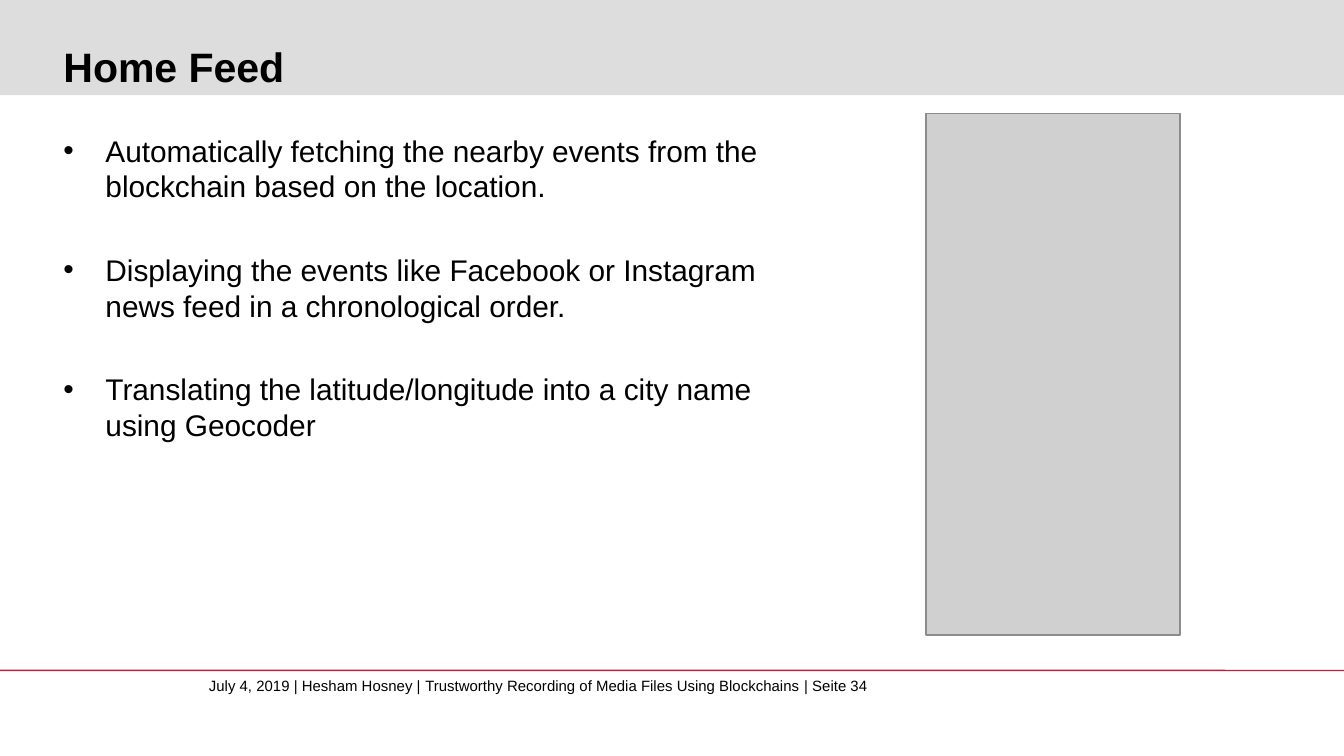
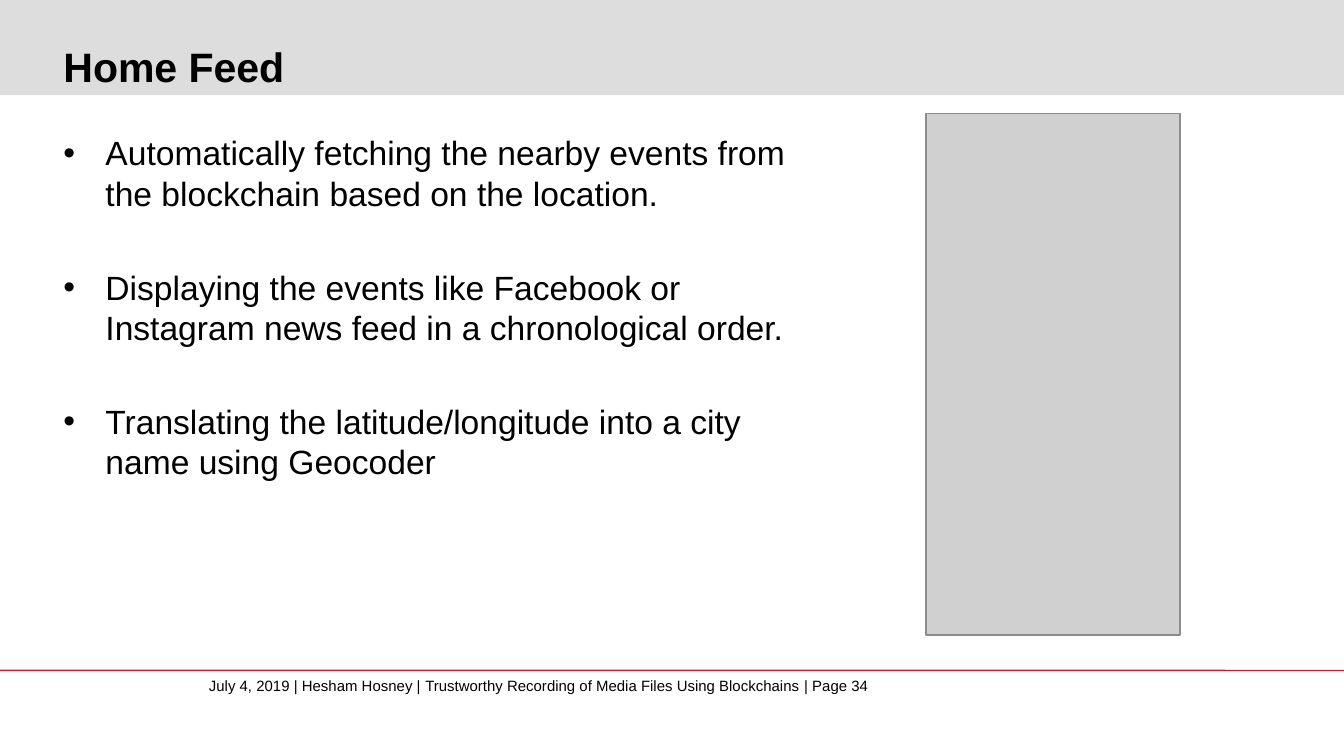
Before and after one commit to whosham/FakeNewsDetection, a slide deck: slide 34 of FakeNewsDetection.pptx. Drawn at 1344x756 pixels with LibreOffice and Linux fonts; fonts in the diff are those of the drawing; grey boxes stand for pictures; background and template pictures are left out. Boxes give left, top, right and bottom in pixels: in the first picture for what was removed or moved away, otherwise in the second. Text is boxed around its words. In the diff, an @@ line names an element or a change of style, - is before the commit and + after.

```diff
--- a/FakeNewsDetection.pptx
+++ b/FakeNewsDetection.pptx
@@ text "Automatically fetching the nearby events ..." at (105,140,785,481): size 16 to 18 pt @@
@@ text at (209,680,868,694): text changed @@
-July 4, 2019 | Hesham Hosney | Trustworthy Recording of Media Files Using Blockchains | Seite 34
+July 4, 2019 | Hesham Hosney | Trustworthy Recording of Media Files Using Blockchains | Page 34
```
Also in this commit, not shown: 41 other slides changed, 16 other files.
